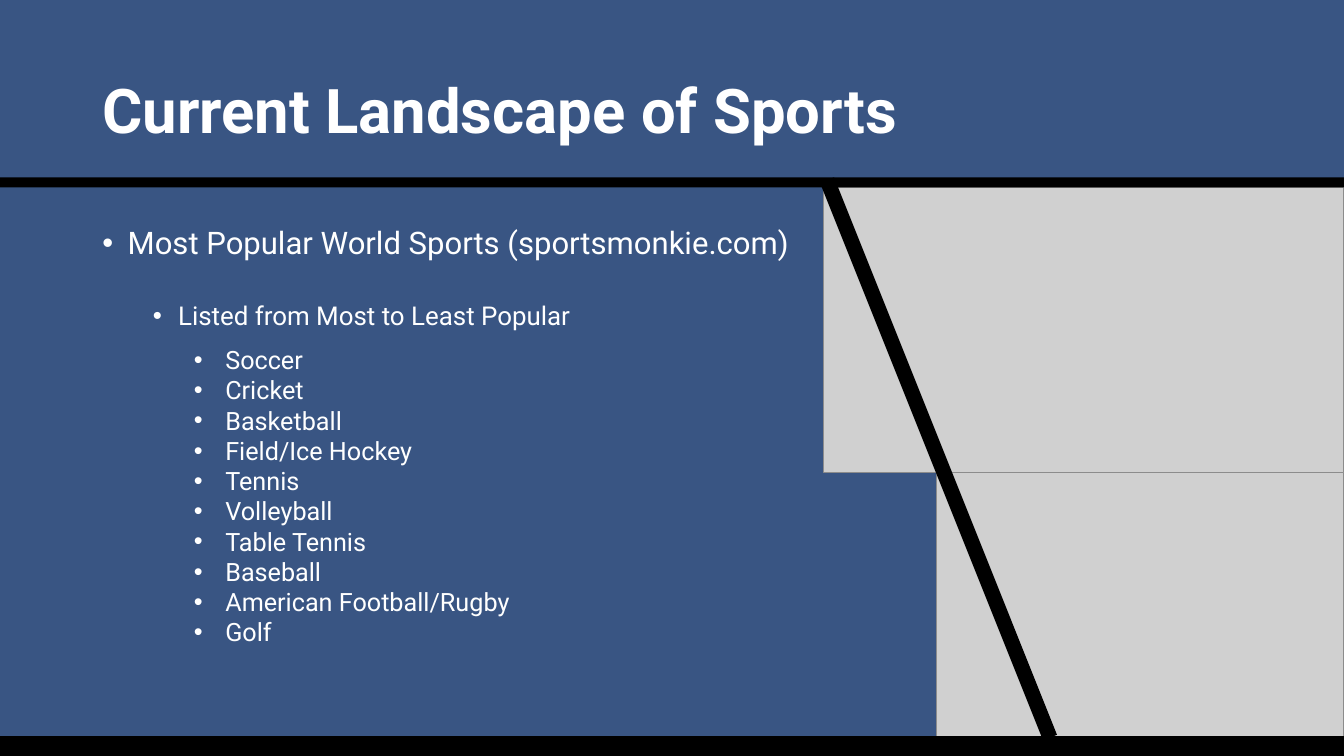
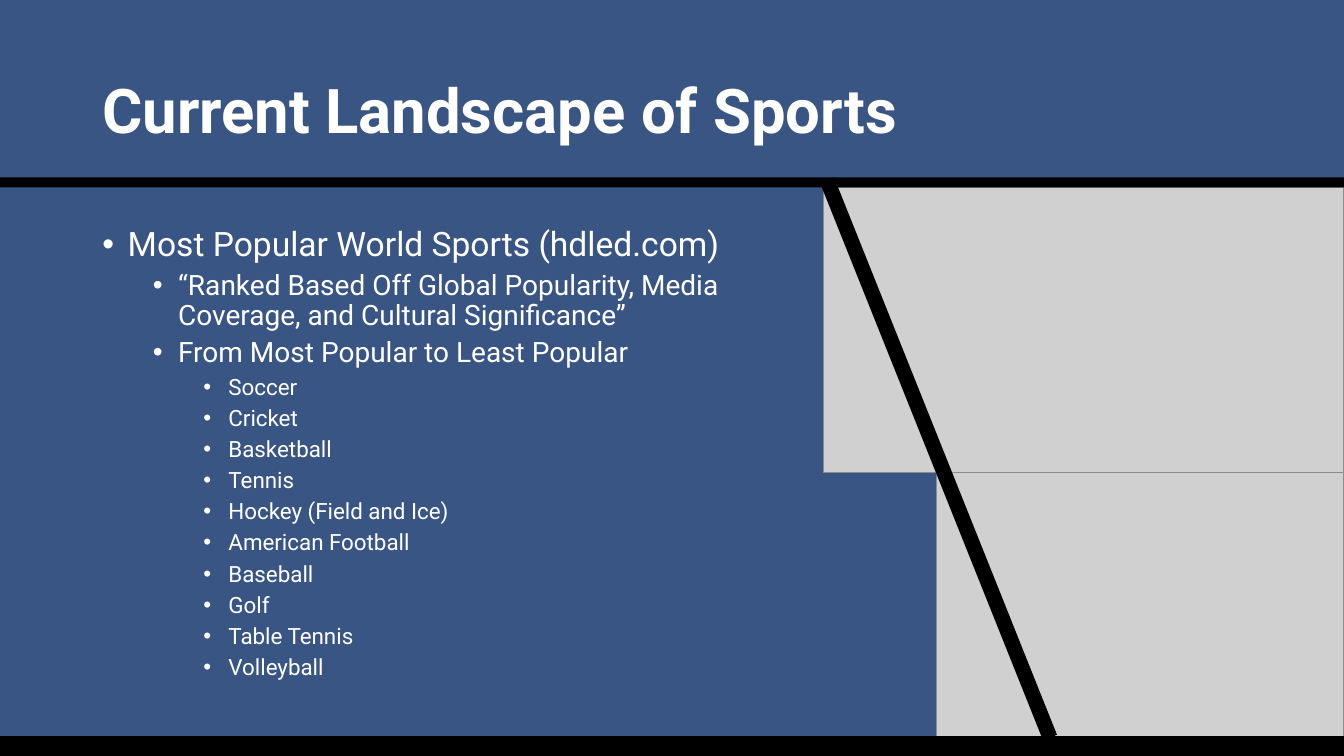
Before and after one commit to SuperMarioGiacomazzo/STOR538_WEBSITE, a slide deck: slide 9 of Slides/Sports Analytics 1/Sports_Analytics_1_Lecture.pptx (slide 10 before the commit). Drawn at 1344x756 pixels with LibreOffice and Linux fonts; fonts in the diff are those of the drawing; grey boxes stand for pictures. Boxes give left, top, right and bottom in pixels: in the first picture for what was removed or moved away, otherwise in the second. Text is boxed around its words. In the diff, an @@ line names an element or a change of style, - is before the commit and + after.

```diff
--- a/Slides/Sports Analytics 1/Sports_Analytics_1_Lecture.pptx
+++ b/Slides/Sports Analytics 1/Sports_Analytics_1_Lecture.pptx
@@ text at bbox=[128, 229, 720, 680]: text changed; size 22.2 to 20 pt @@
-• Most Popular World Sports (sportsmonkie.com)
-  • Listed from Most to Least Popular
+• Most Popular World Sports (hdled.com)
+  • “Ranked Based Off Global Popularity, Media Coverage, and Cultural Significance”
+  • From Most Popular to Least Popular
+    • Soccer
+    • Cricket
+    • Basketball
+    • Tennis
+    • Hockey (Field and Ice)
+    • American Football
+    • Baseball
+    • Golf
+    • Table Tennis
+    • Volleyball
@@ text removed at bbox=[225, 351, 510, 642] @@
-  • Soccer
-  • Cricket
-  • Basketball
-  • Field/Ice Hockey
-  • Tennis
-  • Volleyball
-  • Table Tennis
-  • Baseball
-  • American Football/Rugby
-  • Golf
```
Also in this commit, not shown: 1 other slide changed, 1 slide added, 6 other files.
